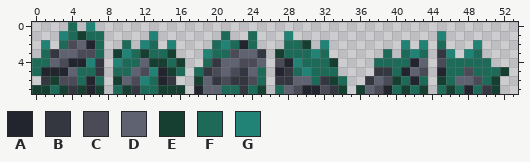
File history of a pixel-art sprite, Resources/Textures/Tiles/Ambient/BackwoodsRocks2.png. Above: the version before the commit.
The file is 108x16 pixels, drawn in blocks of 2x2; one block is one cell here.
Palette (. is transparent): A #22252e  B #353740  C #4a4b57  D #5f6271  E #163e31  F #1d6a58  G #208376
New version:
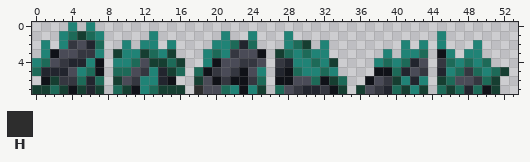
Colours new in this view: H #2d2d2d
The exact change:
@@ palette @@
-B #353740
+B #101218
-C #4a4b57
+C #353740
-D #5f6271
+D #4a4b57
@@ x 0..53 @@
-0 ....F.G...............................................
-1 ...GFEFF.....G.......F..F...G................G........
-2 .G.FCDAF..F.GF.G....FGFAF...FFE.G........G.G.F...G....
-3 .FBDDCCF.EGFEFFE...GFFCDDB.EFFFGF......F.FGF.BG.GF....
-4 FFDCAAGB.GFFDEEFE..FBDDCCD.CAGFFFE....FFFFAD.CFFFFF...
-5 FAAADFFB.FFDCGAEF.FBCDCBDF.ABFGFFF....BBFADC.AFFCFFFE.
-6 .BECCFAF.EDCGFAB..EDBCBBCF.BBDDFBEF..BDCEFAF.EFDDCFE..
-7 EEFEBEAE.FEBFFEEE.ADDFFBFE.FDCAACBE.EDCAFEFE.FEFAFBE..
+0 ....G.G...............................................
+1 ...GFEFG.....G.......G..G...G................G........
+2 .G.GCDAF..G.GG.G....GGFAF...GFE.G........G.G.G...G....
+3 .GBDDCCG.EGGEFGE...GFGCDDB.EFGFGG......G.GGF.BG.GG....
+4 GFDCAAGB.GGFDEEFE..GBDDCCD.CAGGFGE....GFGFAD.CFGFGF...
+5 FAAADGFB.FFDCGAEF.FBCDCBDG.ABFGGFG....BBFADC.AGFCFGFE.
+6 .BECCFAF.EDCGGAB..EDBCBBCF.BBDDFBEF..BDCEGAG.EFDDCFE..
+7 EEFEBEAE.FEBGFEEE.HDDFGBGE.FDCAACBE.EDCAFEGE.FEFAFBE..
Pixel boxes of the changes (left, top, right, bottom) in both pictures:
changed: (32, 22, 491, 94)
